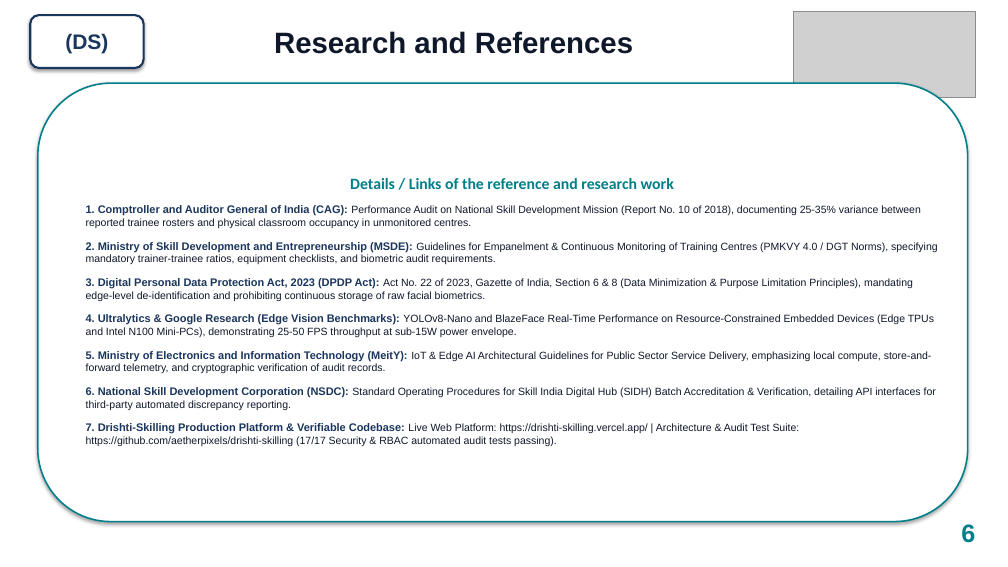
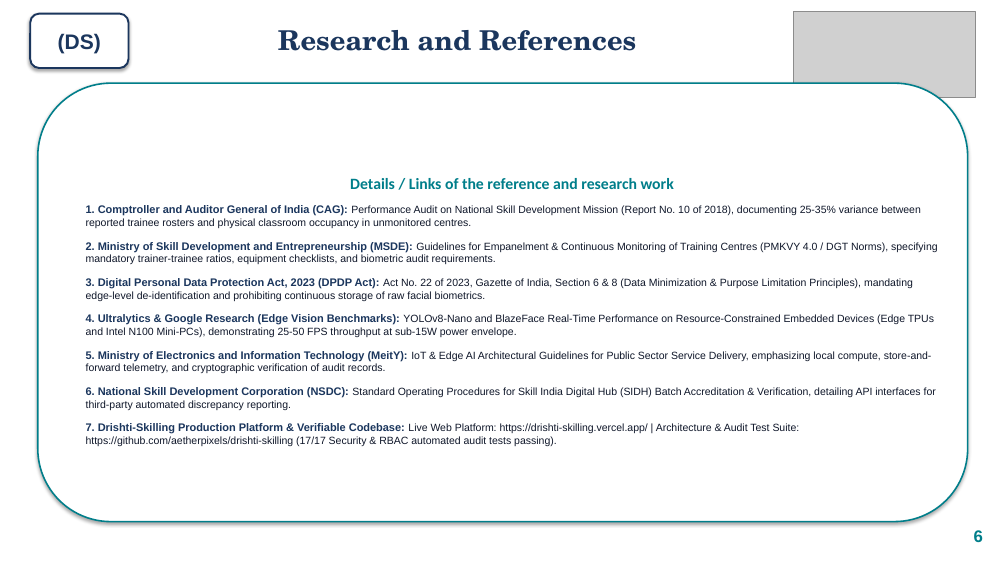
Before and after one commit to aetherpixels/drishti-skilling, a slide deck: slide 6 of presentation/SIH2026_PS26245_Drishti_Skilling_Presentation.pptx. Drawn at 1008x567 pixels with LibreOffice and Linux fonts; fonts in the diff are those of the drawing; grey boxes stand for pictures. Boxes give left, top, right and bottom in pixels: in the first picture for what was removed or moved away, otherwise in the second. Text is boxed around its words. In the diff, an @@ line names an element or a change of style, - is before the commit and + after.

```diff
--- a/presentation/SIH2026_PS26245_Drishti_Skilling_Presentation.pptx
+++ b/presentation/SIH2026_PS26245_Drishti_Skilling_Presentation.pptx
@@ rounded rectangle "(DS)": place and size @@
-rounded rectangle "(DS)" at box(30, 15, 144, 68)
+rounded rectangle "(DS)" at box(30, 14, 129, 68)
@@ rounded rectangle "(DS)" at box(30, 14, 129, 68): outline #1B365D 2 pt to #1B365D 1.8 pt @@
@@ text "Research and References" at box(278, 30, 636, 51): size 28 to 26 pt, font Arial to TeX Gyre Schola, text colour #0F172A to #1B365D @@
@@ text "6": place and size @@
-text "6" at box(961, 524, 975, 543)
+text "6" at box(974, 530, 983, 542)
@@ text "6" at box(974, 530, 983, 542): size 24 to 16 pt @@
```
Also in this commit, not shown: 5 other slides changed, 14 other files.
